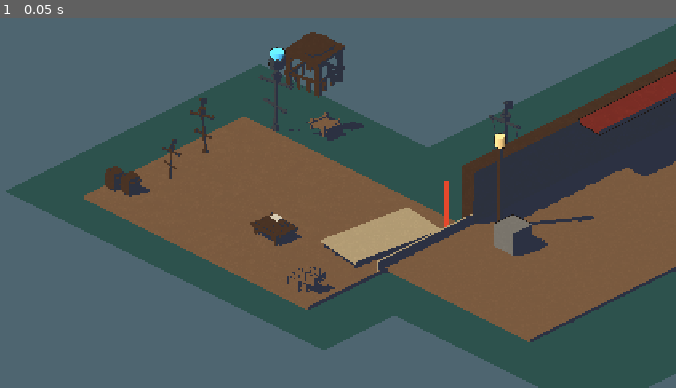
Above: before the commit, frame 1.
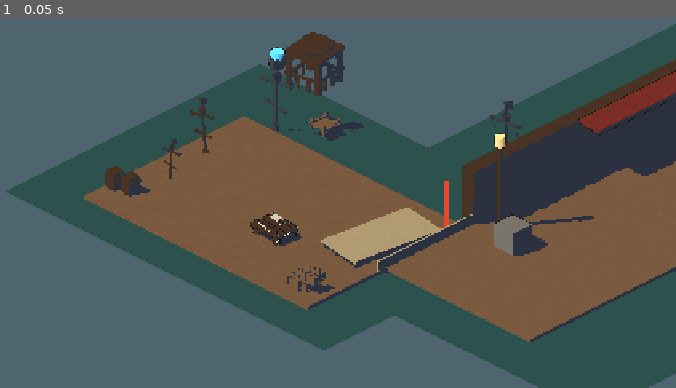
Above: after the commit, the same moment.

Repository: hieuphung41/game-shit
Game: Godot game, scene res://src/world/zone_a_outer_pier.tscn
Two runs of this game, one before a commit and one after it. Both use one fixed random seed, a clock stepped at 60 frames per second and the inputs below. This scene is started directly instead of the project's main scene.
Inputs:
- Up to frame 1 (0.05 s): no input

The runs differ from the first frame. In frame 1, 0.1% of the frame differs, in the area x 36-45%, y 52-62%.

Commit message:
TASK-20261109-116: Playtest: thay khối greybox khu A bằng model CC0 có hình thù (Kenney/KayKit), giữ palette/vật liệu
Đã sửa WC-02: ba vệt giấy hard-edge nay đọc được trên fascia tối của quầy dispatch; thêm ảnh cận Zone A từ đúng camera chơi.

Studio-Card: TASK-20261109-116
Studio-Agent: technical-artist

Diff:
--- a/game/src/lookdev/zone_a_lookdev_capture.gd
+++ b/game/src/lookdev/zone_a_lookdev_capture.gd
@@ -8,6 +8,7 @@
 const TRIANGLE_EPSILON := 0.00001
 const RETRIEVER_SCENE := preload("res://src/player/retriever.tscn")
 const BACKGROUND_PROBE_PIXEL := Vector2(96.0, 96.0)
+const DISPATCH_DETAIL_REGION := Rect2i(480, 360, 320, 180)
 
 @onready var camera: Camera3D = $CameraIsometric
 @onready var world_environment: WorldEnvironment = $WorldEnvironment
@@ -35,21 +36,7 @@
 	await get_tree().process_frame
 	await get_tree().process_frame
 	RenderingServer.force_sync()
-	for debug_point: Vector3 in [Vector3(-6.5, 0.095, -4.5), Vector3(-5.5, 0.095, -2.5), Vector3(-4.5, 0.095, -1.5), Vector3(-3.5, 0.095, -0.5), Vector3(-2.5, 0.095, 0.5), Vector3(-1.5, 0.095, 1.5), Vector3(-0.5, 0.095, 2.5), Vector3(0.5, 0.095, 3.5), Vector3(1.5, 0.095, 4.5)]:
-		print("SWEEP %s -> %s" % [debug_point, camera.unproject_position(debug_point)])
 	var game_image: Image = get_viewport().get_texture().get_image()
-	for grid_x: int in range(-6, 7):
-		for grid_z: int in range(-4, 5):
-			var debug_probe := Marker3D.new()
-			add_child(debug_probe)
-			debug_probe.position = Vector3(float(grid_x) + 0.25, 0.095, float(grid_z) + 0.25)
-			debug_probe.set_meta("surface_path", "PierDeck")
-			if _probe_surface_is_visible(camera, debug_probe):
-				var debug_screen := camera.unproject_position(debug_probe.global_position)
-				var debug_colour := _sample_pixel_cross(game_image, Vector2i(roundi(debug_screen.x), roundi(debug_screen.y)))
-				if debug_colour.to_html(false).to_upper().begins_with("2C31"):
-					print("DARK DECK %s %s" % [debug_probe.position, debug_colour.to_html(false).to_upper()])
-			debug_probe.queue_free()
 	if game_image == null:
 		push_error("Zone A capture needs an active rendering viewport")
 		get_tree().quit(1)
@@ -63,6 +50,12 @@
 		var phone_image: Image = game_image.duplicate()
 		phone_image.resize(PHONE_WIDTH, PHONE_HEIGHT, Image.INTERPOLATE_NEAREST)
 		result = phone_image.save_png(capture_directory.path_join("zone_a_phone.png"))
+	if result == OK:
+		# This is an in-engine crop of the fixed gameplay camera, not a separate
+		# presentation camera. It lets review inspect the desk's WC-02 cuts.
+		var dispatch_detail: Image = game_image.get_region(DISPATCH_DETAIL_REGION)
+		dispatch_detail.resize(game_image.get_width(), game_image.get_height(), Image.INTERPOLATE_NEAREST)
+		result = dispatch_detail.save_png(capture_directory.path_join("zone_a_detail.png"))
 	if result != OK:
 		push_error("Could not save Zone A capture(s): %s" % error_string(result))
 	get_tree().quit(0 if result == OK else 1)
--- a/game/src/world/zone_a_outer_pier.tscn
+++ b/game/src/world/zone_a_outer_pier.tscn
@@ -53,7 +53,19 @@
 shader_parameter/hatch_strength = 0.9
 shader_parameter/hatch_irregularity = 1.0
 shader_parameter/hatch_dash_frequency = 0.33
+shader_parameter/hatch_cluster_enabled = true
+shader_parameter/hatch_cluster_coverage = 0.42
+shader_parameter/hatch_cluster_cell_size = 2.4
 shader_parameter/hatch_gouge_colour = Color(0.92549, 0.890196, 0.811765, 1)
+
+[sub_resource type="ShaderMaterial" id="PaperGougeOverride"]
+resource_name = "toon_env_paper_gouge_override"
+shader = ExtResource("10_toon")
+shader_parameter/albedo_color = Color(0.92549, 0.890196, 0.811765, 1)
+shader_parameter/shadow_indigo = Color(0.172549, 0.192157, 0.258824, 1)
+shader_parameter/paper_grain_enabled = false
+shader_parameter/hatch_enabled = false
+shader_parameter/paper_gouge_override = true
 
 [sub_resource type="ShaderMaterial" id="WoodBroadPrint"]
 resource_name = "toon_env_wood_broad_print"
@@ -96,6 +108,18 @@
 [sub_resource type="BoxMesh" id="DeskTopMesh"]
 size = Vector3(1.7, 0.16, 0.82)
 
+[sub_resource type="BoxMesh" id="DispatchFasciaMesh"]
+size = Vector3(1.38, 0.34, 0.055)
+
+[sub_resource type="BoxMesh" id="DispatchGougeLongMesh"]
+size = Vector3(0.58, 0.065, 0.014)
+
+[sub_resource type="BoxMesh" id="DispatchGougeMediumMesh"]
+size = Vector3(0.43, 0.065, 0.014)
+
+[sub_resource type="BoxMesh" id="DispatchGougeShortMesh"]
+size = Vector3(0.28, 0.065, 0.014)
+
 [sub_resource type="BoxMesh" id="DeskLegMesh"]
 size = Vector3(0.14, 0.9, 0.14)
 
@@ -258,6 +282,32 @@
 mesh = SubResource("ManifestMesh")
 material_override = ExtResource("5_paper")
 
+[node name="DispatchShadowFascia" type="MeshInstance3D" parent="DispatchDesk"]
+position = Vector3(0, 0.62, 0.515)
+mesh = SubResource("DispatchFasciaMesh")
+material_override = SubResource("WoodDarkHatchPriority")
+
+[node name="PaperGougeCluster" type="Node3D" parent="DispatchDesk/DispatchShadowFascia"]
+position = Vector3(0, 0, 0.035)
+
+[node name="GougeLong" type="MeshInstance3D" parent="DispatchDesk/DispatchShadowFascia/PaperGougeCluster"]
+position = Vector3(-0.16, 0.1, 0)
+rotation_degrees = Vector3(0, 0, -3)
+mesh = SubResource("DispatchGougeLongMesh")
+material_override = SubResource("PaperGougeOverride")
+
+[node name="GougeMedium" type="MeshInstance3D" parent="DispatchDesk/DispatchShadowFascia/PaperGougeCluster"]
+position = Vector3(0.15, 0, 0)
+rotation_degrees = Vector3(0, 0, -3)
+mesh = SubResource("DispatchGougeMediumMesh")
+material_override = SubResource("PaperGougeOverride")
+
+[node name="GougeShort" type="MeshInstance3D" parent="DispatchDesk/DispatchShadowFascia/PaperGougeCluster"]
+position = Vector3(-0.22, -0.1, 0)
+rotation_degrees = Vector3(0, 0, -3)
+mesh = SubResource("DispatchGougeShortMesh")
+material_override = SubResource("PaperGougeOverride")
+
 [node name="BeaconA" type="Node3D" parent="."]
 position = Vector3(-5.25, 0, -5.2)
 rotation_degrees = Vector3(0, 3, -2)
@@ -385,7 +435,7 @@
 rotation_degrees = Vector3(0, 90, 0)
 scale = Vector3(0.68, 0.68, 0.68)
 script = ExtResource("12_third_party_material")
-library_material = ExtResource("3_wood_dark")
+library_material = SubResource("WoodDarkHatchPriority")
 
 [node name="Counter" parent="DispatchDesk/KenneyDeskModel" instance=ExtResource("20_kenney_platform_small")]
 
@@ -466,7 +516,8 @@
 metadata/tolerance = 10.0
 
 [node name="ProbeZoneADeckShadow" type="Marker3D" parent="." groups=["zone_a_lookdev_probe"]]
-position = Vector3(-4.58, 0.095, -3.6)
+position = Vector3(2.25, 0.095, 1.25)
 metadata/role = "shadow"
 metadata/surface_path = "PierDeck"
+metadata/expected_hex = "#2C3142"
 metadata/tolerance = 12.0
--- a/game/tests/unit/test_world_zone_a_outer_pier.gd
+++ b/game/tests/unit/test_world_zone_a_outer_pier.gd
@@ -80,12 +80,14 @@
 		t.eq(background_probe.get_meta("expected_hex"), "#4E6570", "Zone A background probe locks sea_bluegrey")
 	var shadow_probe := world.get_node_or_null("ProbeZoneADeckShadow") as Marker3D
 	if shadow_probe != null:
-		t.eq(shadow_probe.position, Vector3(-4.58, 0.095, -3.6), "Zone A shadow probe remains on the PostTall shadow position")
+		t.eq(shadow_probe.position, Vector3(2.25, 0.095, 1.25), "Zone A shadow probe remains inside the dispatch desk shadow")
 		t.eq(shadow_probe.get_meta("surface_path"), "PierDeck", "Zone A shadow probe samples the continuous PierDeck")
+		t.eq(shadow_probe.get_meta("expected_hex"), "#2C3142", "Zone A shadow probe locks the indigo shadow value")
 	var capture_script := load("res://src/lookdev/zone_a_lookdev_capture.gd") as Script
 	if capture_script != null:
 		t.ok("zone_a_game.png" in capture_script.source_code, "Zone A capture writes the full gameplay frame")
 		t.ok("zone_a_phone.png" in capture_script.source_code, "Zone A capture writes the phone frame")
+		t.ok("zone_a_detail.png" in capture_script.source_code, "Zone A capture writes the dispatch-counter detail frame")
 		t.ok("_first_mesh_on_camera_ray" in capture_script.source_code, "Zone A probes ray-check their intended visible mesh")
 	world.queue_free()
 	await t.tree.process_frame
@@ -118,6 +120,26 @@
 		t.eq(desk_material.get_shader_parameter("hatch_irregularity"), 1.0, "Dispatch desk opts into irregular hand-cut gouges")
 		t.eq(desk_material.get_shader_parameter("hatch_dash_frequency"), 0.33, "Dispatch desk uses long gouge strokes, not dot cadence")
 		t.ok(desk_material.next_pass is ShaderMaterial, "Dispatch desk uses the priority ink outline")
+	var live_desk := world.get_node_or_null("DispatchDesk/KenneyDeskModel") as Node3D
+	var live_desk_material := live_desk.get("library_material") as ShaderMaterial if live_desk != null else null
+	t.ok(live_desk_material != null, "Visible Kenney dispatch counter uses the dedicated dark wood gouge material")
+	if live_desk_material != null:
+		t.eq(live_desk_material.get_shader_parameter("hatch_enabled"), true, "Visible Kenney dispatch counter opts into shadow gouges")
+		t.eq(live_desk_material.get_shader_parameter("hatch_cluster_enabled"), true, "Visible Kenney dispatch counter leaves deliberate unmarked shadow gaps")
+		t.eq(live_desk_material.get_shader_parameter("hatch_cluster_coverage"), 0.42, "Visible Kenney dispatch counter keeps the gouges sparse")
+		var live_gouge_colour := live_desk_material.get_shader_parameter("hatch_gouge_colour") as Color
+		t.eq(live_gouge_colour.to_html(false).to_upper(), "ECE3CF", "Visible Kenney dispatch counter cuts only paper-coloured gouges")
+	var fascia := world.get_node_or_null("DispatchDesk/DispatchShadowFascia") as MeshInstance3D
+	t.ok(fascia != null and fascia.material_override == live_desk_material, "Dispatch counter has a visible dark shadow fascia for the gouge cluster")
+	var gouge_cluster := world.get_node_or_null("DispatchDesk/DispatchShadowFascia/PaperGougeCluster") as Node3D
+	t.ok(gouge_cluster != null, "Dispatch counter has an authored paper-gouge cluster")
+	if gouge_cluster != null:
+		var gouges := gouge_cluster.find_children("Gouge*", "MeshInstance3D", false, false)
+		t.eq(gouges.size(), 3, "Dispatch fascia limits the WC-02 mark to three sparse gouges")
+		for node: Node in gouges:
+			var gouge := node as MeshInstance3D
+			var gouge_material := gouge.material_override as ShaderMaterial if gouge != null else null
+			t.ok(gouge_material != null and gouge_material.get_shader_parameter("paper_gouge_override") == true, "%s stays a hard-edged paper cut, not emission" % node.name)
 	var tax_wall := world.get_node_or_null("SilhouetteE/TaxWall") as MeshInstance3D
 	var tax_wall_material := tax_wall.material_override as ShaderMaterial if tax_wall != null else null
 	t.ok(tax_wall_material != null, "Tax wall uses the shadow-gouge material")
@@ -130,6 +152,9 @@
 		t.eq(tax_wall_material.get_shader_parameter("hatch_irregularity"), 1.0, "Tax wall uses independent chisel cuts, not repeated hatch rows")
 		t.eq(tax_wall_material.get_shader_parameter("hatch_dash_frequency"), 0.33, "Tax wall gouges stay long at game scale")
 	t.ok(world.get_node_or_null("SilhouetteE/TaxWall/TaxWallEave") is MeshInstance3D, "Tax wall eave casts the broad shadow band for gouges")
+	var live_tax_board := world.get_node_or_null("SilhouetteE/KenneyTaxBoard") as Node3D
+	var live_tax_board_material := live_tax_board.get("library_material") as ShaderMaterial if live_tax_board != null else null
+	t.ok(live_tax_board_material != live_desk_material, "Tax board remains unmarked so the counter retains the only intentional gouge cluster")
 	var beacon_stem := world.get_node_or_null("BeaconA/BeaconStem") as MeshInstance3D
 	var beacon_lantern := world.get_node_or_null("BeaconA/BeaconLantern") as MeshInstance3D
 	t.ok(beacon_stem != null and beacon_stem.material_override is ShaderMaterial, "Beacon stem uses matte inked world material")
Not shown, changed: tools/lookdev_capture.sh
